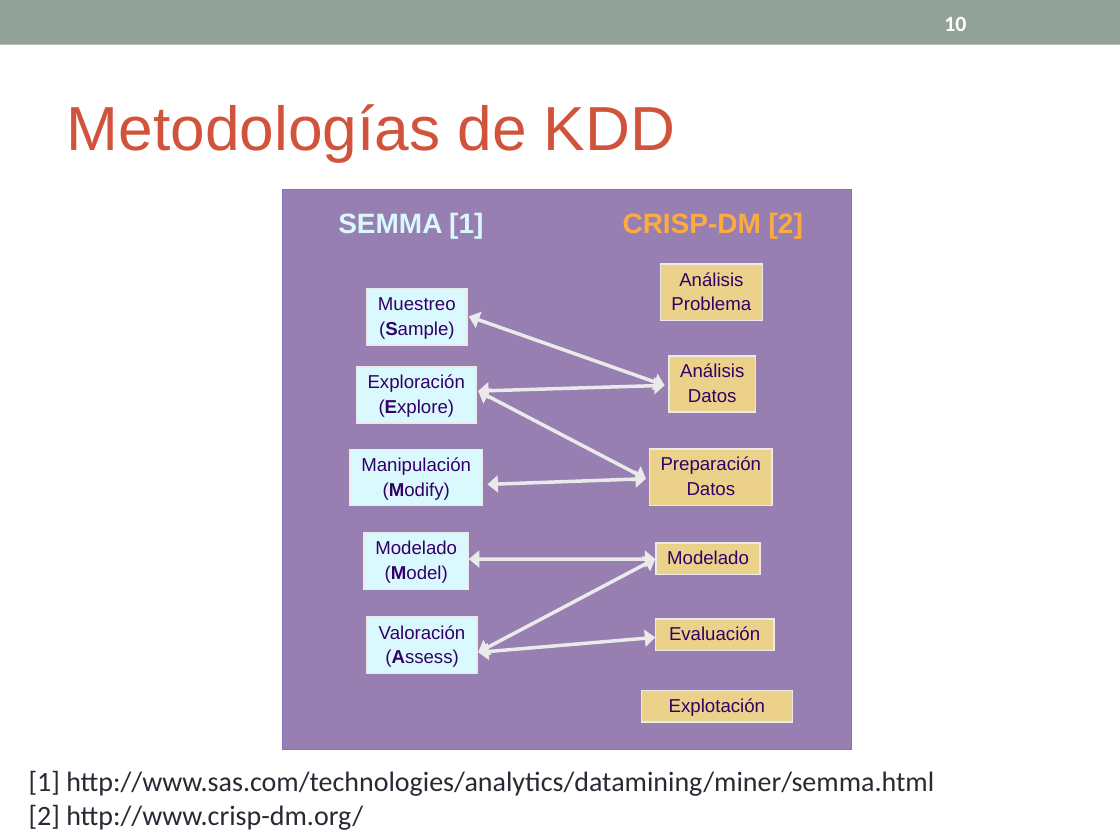
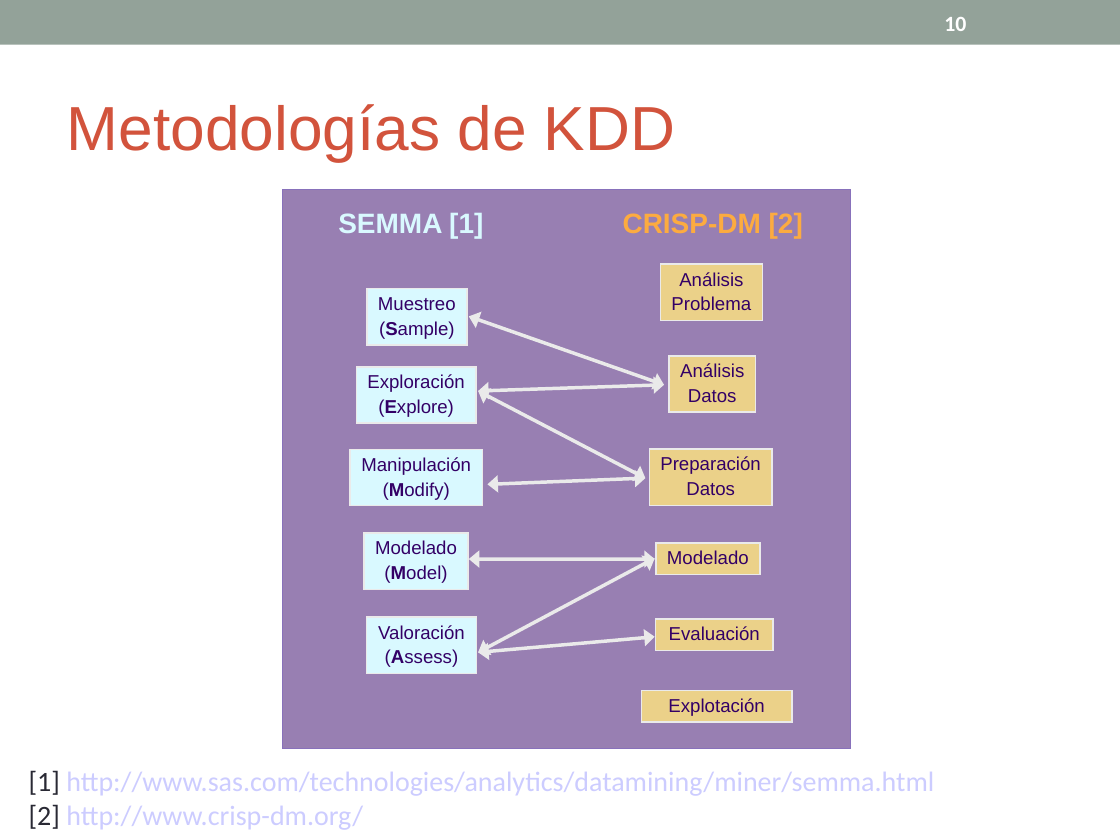
Before and after one commit to cdsparaguay/cursodwh, a slide deck: slide 10 of clases/DWH_Clase03.ppt. Drawn at 1120x840 pixels with LibreOffice and Linux fonts; fonts in the diff are those of the drawing. Boxes give left, top, right and bottom in pixels: in the first picture for what was removed or moved away, otherwise in the second. Text is boxed around its words. In the diff, an @@ line names an element or a change of style, - is before the commit and + after.

```diff
--- a/clases/DWH_Clase03.ppt
+++ b/clases/DWH_Clase03.ppt
@@ text "[1] http://www.sas.com/technologies/analytics/datamining/min ..." at [29,770,934,830]: text colour #292934 to #CCCCFF @@
```
Also in this commit, not shown: 7 other slides changed, 8 slides added, 1 other file.
